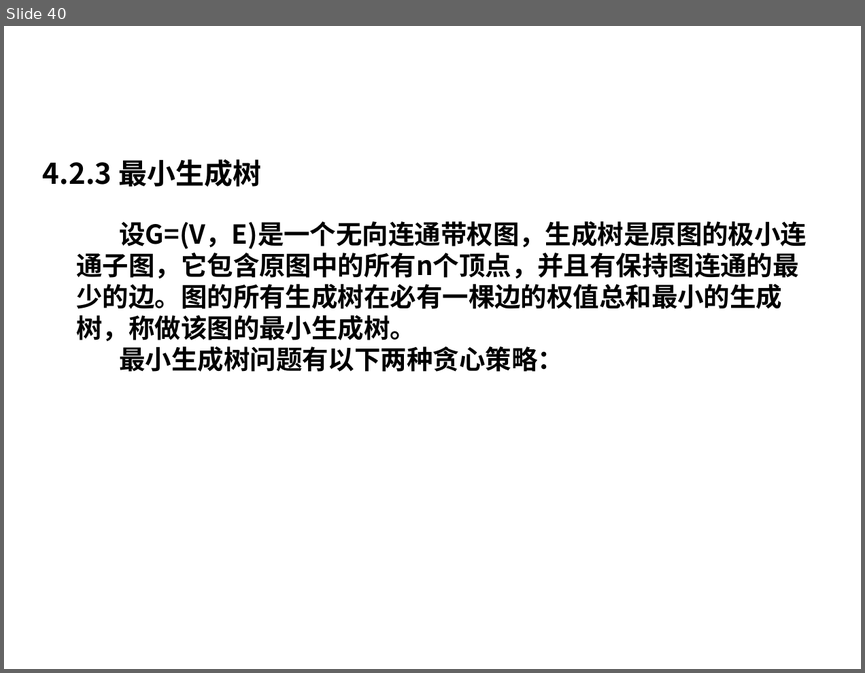
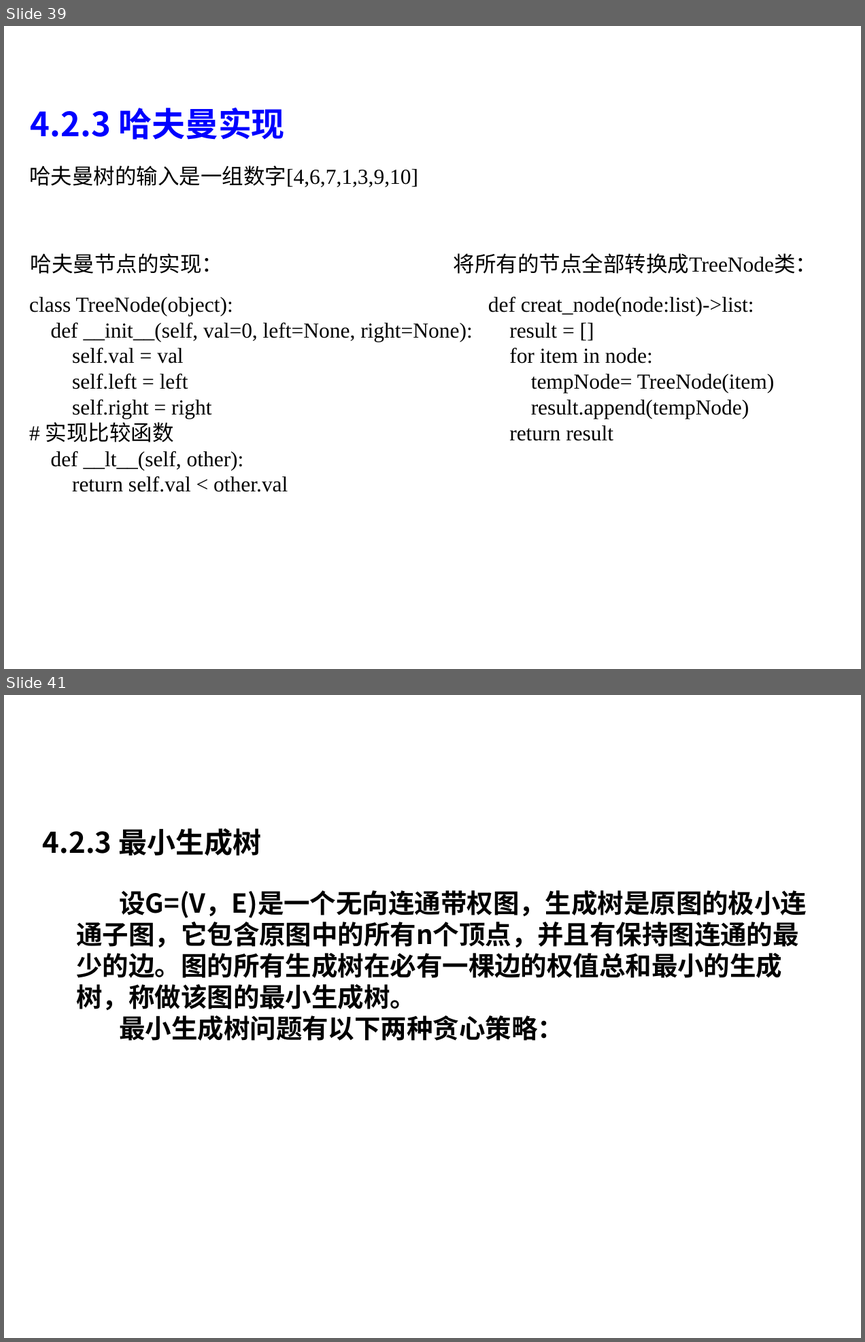
Before and after one commit to liutongling/DP, a slide deck: file/第4章 贪心法.pptx. Shown one above the other, each under a label of ours: slide 40 before the commit, slides 39 and 41 after it; the slides between them are not shown. The pictures are 865x673 and 865x1342 pixels, drawn with LibreOffice and Linux fonts; fonts in the diff are those of the drawing; background and template pictures are left out. Boxes give left, top, right and bottom in pixels: in the first picture for what was removed or moved away, otherwise in the second. Text is boxed around its words. In the diff, an @@ line names an element or a change of style, - is before the commit and + after.

Commit message:
贪心算法ppt，以及代码实现

```diff
--- a/file/第4章 贪心法.pptx
+++ b/file/第4章 贪心法.pptx
@@ slide 39 added at [4, 26, 861, 669], background #FFFFFF @@
@@ text added at [31, 108, 285, 140], 28 pt, text #0000FF, bold @@
+4.2.3 哈夫曼实现
@@ text added at [29, 165, 418, 187], 18 pt, text #000000 @@
+哈夫曼树的输入是一组数字[4,6,7,1,3,9,10]
@@ text added at [31, 253, 224, 274], 18 pt, text #000000 @@
+哈夫曼节点的实现：
@@ text added at [453, 253, 817, 274], 18 pt, text #000000 @@
+将所有的节点全部转换成TreeNode类：
@@ text added at [29, 297, 472, 492], 18 pt, text #000000 @@
+class TreeNode(object):
+def __init__(self, val=0, left=None, right=None):
+self.val = val
+self.left = left
+self.right = right
+# 实现比较函数
+def __lt__(self, other):
+return self.val < other.val
@@ text added at [488, 297, 774, 441], 18 pt, text #000000 @@
+def creat_node(node:list)->list:
+result = []
+for item in node:
+tempNode= TreeNode(item)
+result.append(tempNode)
+return result
@@ what was slide 40 is now slide 41 @@
```
Also in this commit, not shown: 18 slides changed, 1 other slide added, 1 slide removed, 3 other files.
